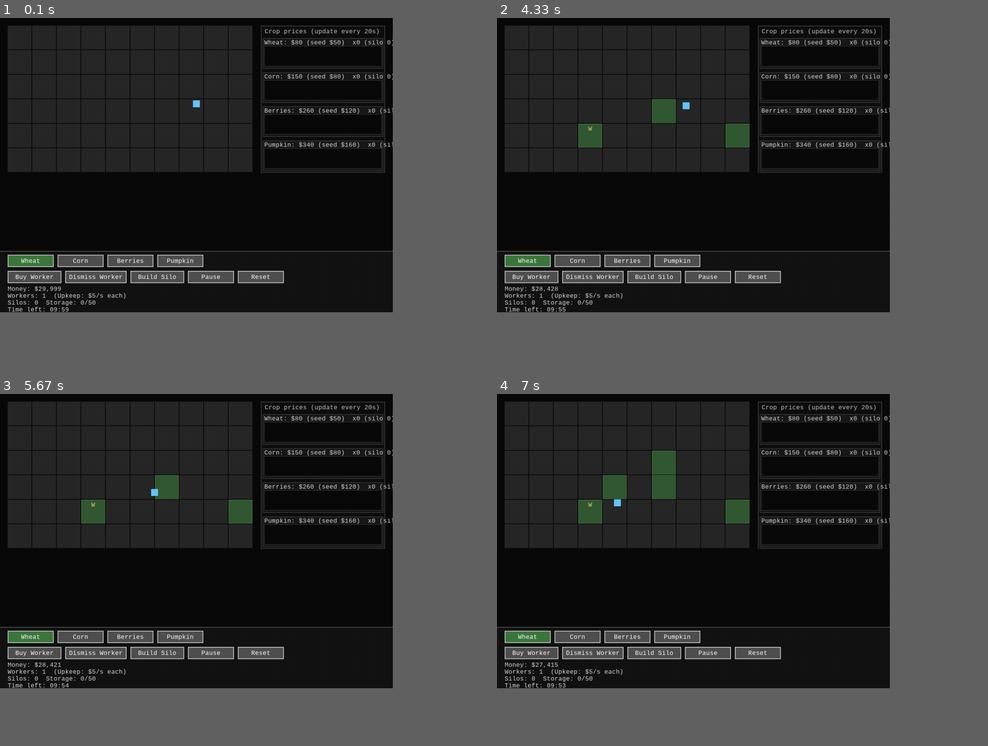
Above: before the commit, frames 1-4 (two rows, left to right).
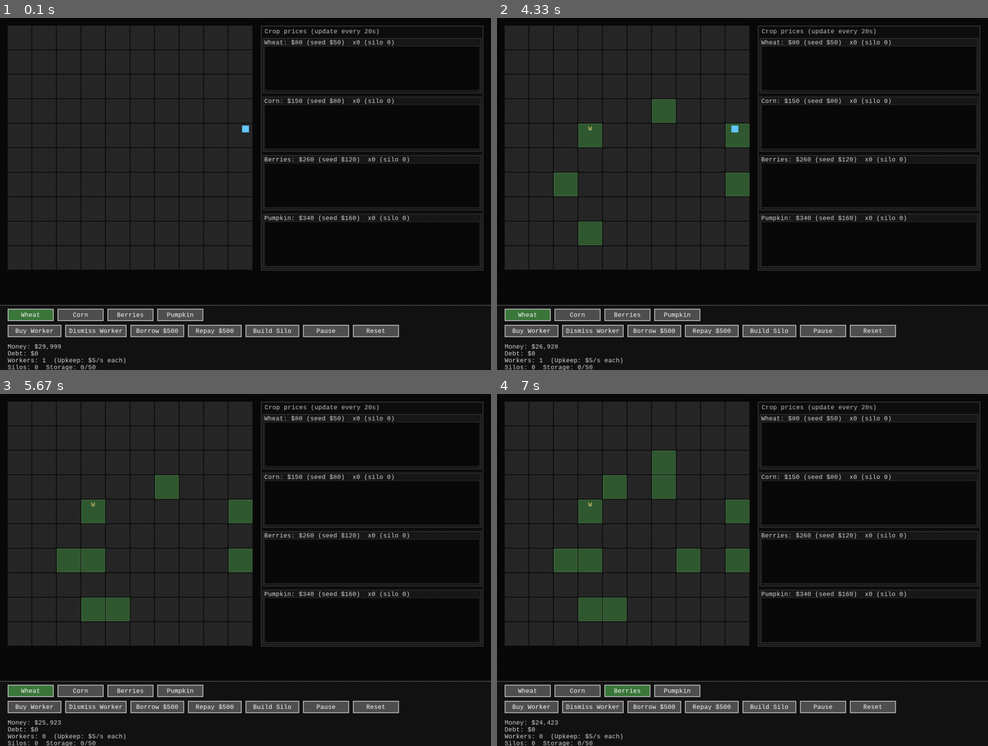
Above: after the commit, the same moments.

Repository: basperheim/farming-simulator-pygame
Game: pygame game, started from main.py
The game is run twice, just before and just after one commit, with the same random seed, the same clock (stepped at 60 frames per second) and the same inputs.
Inputs (mouse positions are in pixels of both pictures, inside the frame that each line leads up to):
- Up to frame 1 (0.1 s): no input
- Up to frame 2 (4.33 s): click (742, 194) at 0.38 s; click (791, 271) at 0.72 s; click (590, 141) at 1.05 s; click (924, 317) at 1.38 s; click (565, 183) at 1.72 s; click (717, 285) at 2.05 s; click (727, 134) at 2.38 s; click (673, 120) at 2.72 s; click (870, 162) at 3.05 s; click (580, 229) at 3.38 s; click (845, 134) at 3.72 s; click (600, 127) at 4.05 s
- Up to frame 3 (5.67 s): click (108, 608) at 4.38 s; click (103, 548) at 4.72 s; click (171, 672) at 5.05 s; click (98, 700) at 5.38 s
- Up to frame 4 (7 s): click (663, 453) at 5.72 s; click (693, 555) at 6.05 s; click (624, 478) at 6.38 s; click (629, 689) at 6.72 s
The window is 720x540 before the commit and 900x646 after it. Grey fills any space a smaller window leaves; there, only what the larger window draws over its background counts as a difference.

The runs differ from the first frame. In frame 1, 22% of the frame differs, in the area x 0-100%, y 2-100%; in frame 2, 22%; in frame 3, 22%; in frame 4, 22%.

Commit message:
Increase size of sell buttons

Diff:
--- a/main.py
+++ b/main.py
@@ -13,13 +13,13 @@
 from button import Button
 
 # --- Constants ---
-WINDOW_WIDTH = 1024
-WINDOW_HEIGHT = 768
-UI_PANEL_HEIGHT = 160
+WINDOW_WIDTH = 1280
+WINDOW_HEIGHT = 920
+UI_PANEL_HEIGHT = 170
 FPS = 60
 
 GRID_COLS = 10
-GRID_ROWS = 6
+GRID_ROWS = 10
 TILE_SIZE = 64
 GRID_MARGIN_X = 20
 GRID_MARGIN_Y = 20
@@ -27,6 +27,8 @@
 GAME_DURATION = 600.0  # seconds, 10 minutes
 
 STARTING_MONEY = 30000.0
+LOAN_CHUNK = 500.0
+INTEREST_PER_SECOND = 0.003  # 0.3% per second
 LAND_COST = 500.0
 WORKER_COST = 2000.0
 WORKER_UPKEEP_PER_SECOND = 5.0
@@ -71,6 +73,7 @@
         self.game_over = False
 
         self.money = STARTING_MONEY
+        self.debt = 0.0
         self.workers: List[Worker] = []
         self.num_silos = 0
         self.inventory: Dict[str, int] = {pt.name: 0 for pt in self.plant_types}
@@ -184,6 +187,29 @@
         self.buttons.append(Button(rect, "Dismiss Worker", dismiss_worker))
         x += 170
 
+        # Borrow money
+        def borrow_money(_btn: Button):
+            if not self.game_over:
+                self.money += LOAN_CHUNK
+                self.debt += LOAN_CHUNK
+
+        rect = pygame.Rect(x, panel_top, 140, BUTTON_HEIGHT)
+        self.buttons.append(Button(rect, "Borrow $500", borrow_money))
+        x += 150
+
+        # Repay debt
+        def repay_debt(_btn: Button):
+            if self.game_over or self.debt <= 0:
+                return
+            payment = min(LOAN_CHUNK, self.debt)
+            if self.money >= payment:
+                self.money -= payment
+                self.debt -= payment
+
+        rect = pygame.Rect(x, panel_top, 140, BUTTON_HEIGHT)
+        self.buttons.append(Button(rect, "Repay $500", repay_debt))
+        x += 150
+
         # Build silo (toggle: place silo on a purchased empty tile)
         def silo_mode_toggle(btn: Button):
             if self.game_over:
@@ -236,6 +262,7 @@
     def to_dict(self) -> dict:
         data = {
             "money": self.money,
+            "debt": self.debt,
             "game_time": self.game_time,
             "num_silos": self.num_silos,
             "workers": {
@@ -284,6 +311,7 @@
 
     def load_from_dict(self, data: dict):
         self.money = float(data.get("money", STARTING_MONEY))
+        self.debt = float(data.get("debt", 0.0))
         self.game_time = float(data.get("game_time", 0.0))
         self.price_update_timer = float(data.get("price_update_timer", 0.0))
         self.save_timer = 0.0
@@ -668,6 +696,10 @@
             self.save_state()
             self.save_timer = 0.0
 
+        # Interest accrual on debt
+        if self.debt > 0 and INTEREST_PER_SECOND > 0:
+            self.debt += self.debt * INTEREST_PER_SECOND * dt
+
         if self.game_time >= GAME_DURATION:
             self.game_over = True
             self.paused = True
@@ -675,7 +707,16 @@
         # Worker upkeep – per second
         self.money -= WORKER_UPKEEP_PER_SECOND * len(self.workers) * dt
 
-        # Update workers (they auto-harvest ready crops)
+        # Prevent multiple workers from stacking on the same target
+        claimed_targets: Dict[Tile, Worker] = {}
+        for w in self.workers:
+            if w.target_tile is not None:
+                if w.target_tile in claimed_targets:
+                    w.target_tile = None
+                else:
+                    claimed_targets[w.target_tile] = w
+
+        # Update workers (they auto-harvest/plant/deliver)
         for w in self.workers:
             w.update(self, dt)
 
@@ -737,6 +778,7 @@
         # Info text
         info_y = panel_rect.top + UI_PANEL_HEIGHT - 70
         money_text = f"Money: ${int(self.money):,}"
+        debt_text = f"Debt: ${int(self.debt):,}"
         workers_text = (
             f"Workers: {len(self.workers)}  (Upkeep: ${WORKER_UPKEEP_PER_SECOND:.0f}/s each)"
         )
@@ -759,7 +801,7 @@
         else:
             inv_texts = ["Click a silo to inspect inventory & prices."]
 
-        texts = [money_text, workers_text, silo_text, time_text] + inv_texts
+        texts = [money_text, debt_text, workers_text, silo_text, time_text] + inv_texts
         for i, t in enumerate(texts):
             surf = self.font.render(t, True, (220, 220, 220))
             self.screen.blit(surf, (20, info_y + i * 18))
@@ -857,7 +899,7 @@
                 prev_x, prev_y = x, y
 
             # Sell button (enabled only with selected silo and inventory)
-            btn_w, btn_h = 70, 24
+            btn_w, btn_h = 90, 24
             btn_rect = pygame.Rect(
                 section_rect.right - btn_w - 6, section_rect.top + 4, btn_w, btn_h
             )
@@ -867,10 +909,13 @@
                 and silo_count > 0
                 and not self.game_over
             )
-            btn_color = (60, 100, 60) if enabled else (50, 50, 50)
+            btn_color = (70, 120, 70) if enabled else (40, 40, 40)
+            txt_color = (255, 255, 255) if enabled else (130, 130, 130)
+            border_color = (200, 200, 200) if enabled else (90, 90, 90)
             pygame.draw.rect(self.screen, btn_color, btn_rect)
-            pygame.draw.rect(self.screen, (180, 180, 180), btn_rect, 1)
-            txt = self.font.render("Sell", True, (255, 255, 255))
+            pygame.draw.rect(self.screen, border_color, btn_rect, 1)
+            label = "Sell" if enabled else "Sell (0)"
+            txt = self.font.render(label, True, txt_color)
             txt_rect = txt.get_rect(center=btn_rect.center)
             self.screen.blit(txt, txt_rect)
             if enabled:
